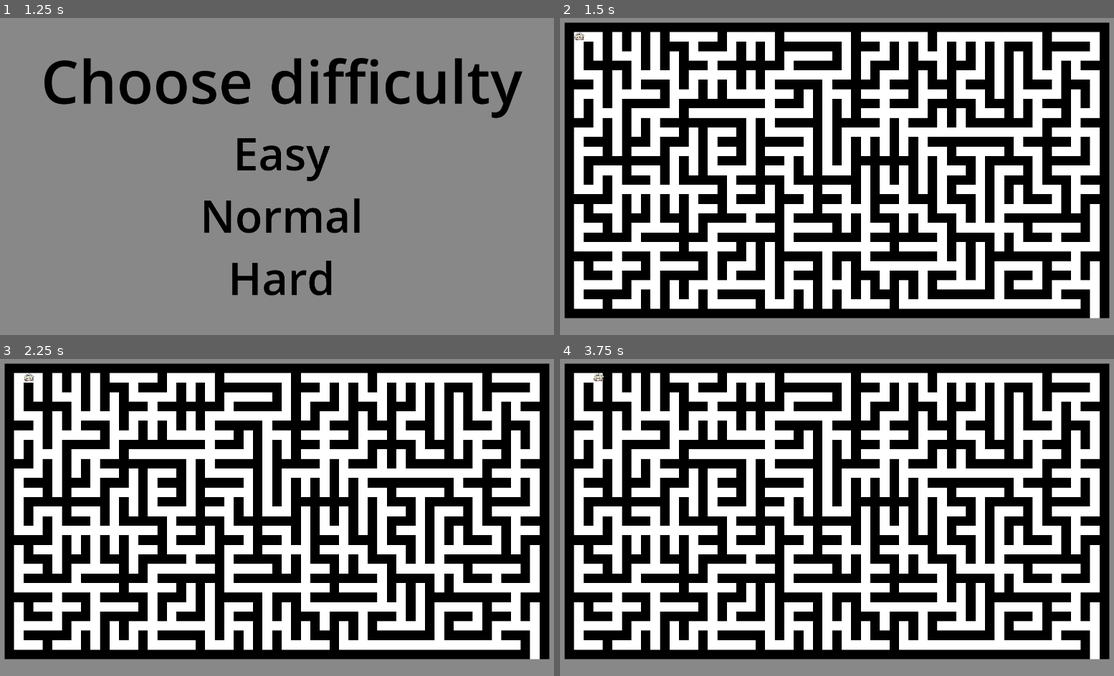
Above: before the commit, frames 1-4 (two rows, left to right).
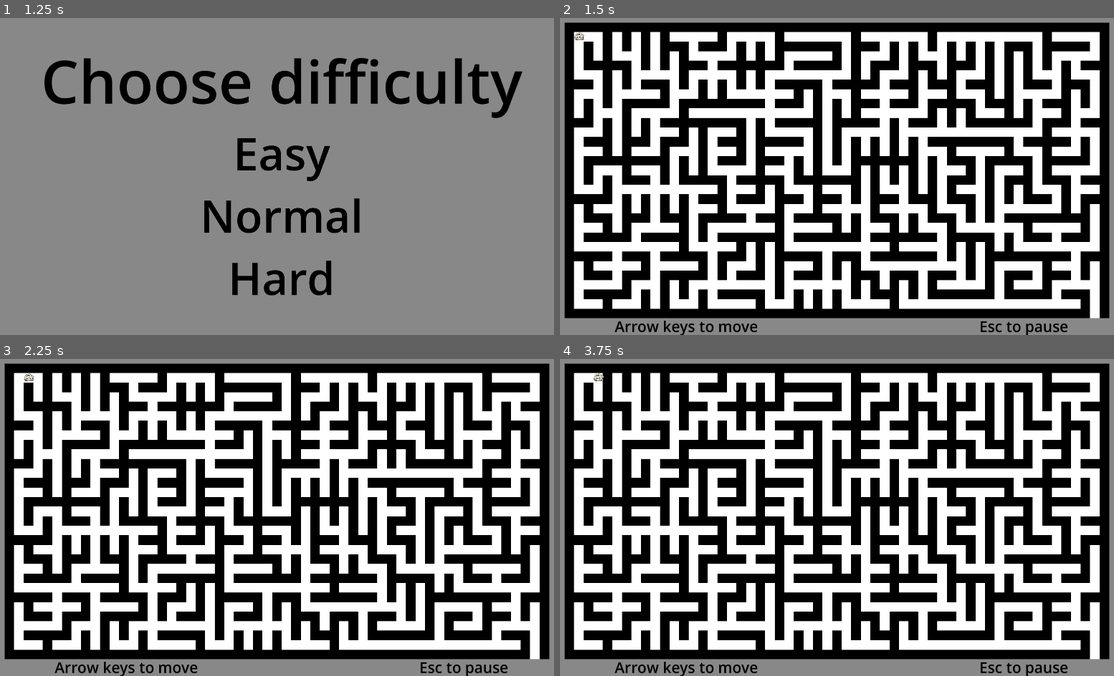
Above: after the commit, the same moments.

Repository: Wang-42/Maze
Game: Godot game, scene res://scences/main_menu.tscn
Two runs of this game, one before a commit and one after it. Both use one fixed random seed, a clock stepped at 60 frames per second and the inputs below.
Inputs:
- Up to frame 1 (1.25 s): click "Play" at 0.5 s
- Up to frame 2 (1.5 s): click "Hard" at 1.25 s
- Up to frame 3 (2.25 s): tap Enter at 2 s; hold Right (move_right) from 2.03 s (still down)
- Up to frame 4 (3.75 s): tap Space at 2.75 s; release Right (move_right) at 2.78 s; hold Down (move_down) 2.78-3.53 s; tap Enter at 3.5 s; hold Right (move_right) from 3.53 s (still down)

Frame 1 is identical in both runs. In frame 2, 0.7% of the frame differs, in the area x 9-92%, y 67-100%; in frame 3, 0.7%; in frame 4, 0.7%.

Commit message:
mostly completed

Diff:
--- a/maze/project.godot
+++ b/maze/project.godot
@@ -10,7 +10,7 @@
 
 [application]
 
-config/name="maze_2"
+config/name="maze"
 run/main_scene="res://scences/main_menu.tscn"
 config/features=PackedStringArray("4.4", "Forward Plus")
 config/icon="res://icon.svg"
--- a/maze/scences/game.tscn
+++ b/maze/scences/game.tscn
@@ -10,6 +10,7 @@
 [ext_resource type="Theme" uid="uid://chtyicp5sy0oi" path="res://assets/menu_theme.tres" id="7_lvua1"]
 [ext_resource type="Script" uid="uid://1xnp2ab382w6" path="res://scripts/pause.gd" id="8_hnbpv"]
 [ext_resource type="Shader" uid="uid://d21gsjbuv3rpf" path="res://assets/pause.gdshader" id="9_lvua1"]
+[ext_resource type="Script" uid="uid://h24xdxib1n8i" path="res://scripts/cheat.gd" id="11_nn1ya"]
 
 [sub_resource type="TileSetAtlasSource" id="TileSetAtlasSource_cfxbr"]
 texture = ExtResource("1_jx3ei")
@@ -321,9 +322,80 @@
 theme_override_font_sizes/font_size = 75
 text = "Press Esc to return to main menu"
 
+[node name="cheat" type="Control" parent="."]
+visible = false
+z_index = 5
+layout_mode = 3
+anchors_preset = 0
+offset_right = 1920.0
+offset_bottom = 1080.0
+script = ExtResource("11_nn1ya")
+
+[node name="ColorRect" type="ColorRect" parent="cheat"]
+z_index = 5
+layout_mode = 1
+anchors_preset = 15
+anchor_right = 1.0
+anchor_bottom = 1.0
+grow_horizontal = 2
+grow_vertical = 2
+color = Color(0.533333, 0.533333, 0.533333, 1)
+
+[node name="MarginContainer" type="MarginContainer" parent="cheat"]
+z_index = 5
+layout_mode = 1
+anchors_preset = 15
+anchor_right = 1.0
+anchor_bottom = 1.0
+grow_horizontal = 2
+grow_vertical = 2
+
+[node name="VBoxContainer" type="VBoxContainer" parent="cheat/MarginContainer"]
+layout_mode = 2
+size_flags_vertical = 4
+
+[node name="Label" type="Label" parent="cheat/MarginContainer/VBoxContainer"]
+layout_mode = 2
+theme_override_colors/font_color = Color(0, 0, 0, 1)
+theme_override_font_sizes/font_size = 175
+text = "Choose method"
+horizontal_alignment = 1
+
+[node name="VBoxContainer2" type="VBoxContainer" parent="cheat/MarginContainer/VBoxContainer"]
+layout_mode = 2
+size_flags_horizontal = 4
+size_flags_vertical = 8
+theme = ExtResource("7_lvua1")
+
+[node name="BFS" type="Button" parent="cheat/MarginContainer/VBoxContainer/VBoxContainer2"]
+layout_mode = 2
+theme_override_font_sizes/font_size = 150
+text = "BFS"
+
+[node name="DFS" type="Button" parent="cheat/MarginContainer/VBoxContainer/VBoxContainer2"]
+layout_mode = 2
+theme_override_font_sizes/font_size = 150
+text = "DFS"
+
+[node name="Label" type="Label" parent="."]
+anchors_preset = 15
+anchor_right = 1.0
+anchor_bottom = 1.0
+offset_left = 200.0
+offset_top = 1016.0
+offset_right = 1719.0
+offset_bottom = 1085.0
+grow_horizontal = 2
+grow_vertical = 2
+theme_override_colors/font_color = Color(0, 0, 0, 1)
+theme_override_font_sizes/font_size = 50
+text = "Arrow keys to move                                                         Esc to pause"
+
 [connection signal="pressed" from="choose_map/MarginContainer/VBoxContainer/VBoxContainer/easy" to="choose_map" method="_on_easy_pressed"]
 [connection signal="pressed" from="choose_map/MarginContainer/VBoxContainer/VBoxContainer/normal" to="choose_map" method="_on_normal_pressed"]
 [connection signal="pressed" from="choose_map/MarginContainer/VBoxContainer/VBoxContainer/hard" to="choose_map" method="_on_hard_pressed"]
 [connection signal="pressed" from="pause/MarginContainer/VBoxContainer/VBoxContainer/resume" to="pause" method="_on_resume_pressed"]
 [connection signal="pressed" from="pause/MarginContainer/VBoxContainer/VBoxContainer/to_menu" to="pause" method="_on_to_menu_pressed"]
 [connection signal="pressed" from="pause/MarginContainer/VBoxContainer/VBoxContainer/cheat" to="pause" method="_on_cheat_pressed"]
+[connection signal="pressed" from="cheat/MarginContainer/VBoxContainer/VBoxContainer2/BFS" to="cheat" method="_on_bfs_pressed"]
+[connection signal="pressed" from="cheat/MarginContainer/VBoxContainer/VBoxContainer2/DFS" to="cheat" method="_on_dfs_pressed"]
--- /dev/null
+++ b/maze/scripts/cheat.gd
@@ -0,0 +1,22 @@
+extends Control
+
+@onready var player: CharacterBody2D = $"../player"
+@onready var map: TileMapLayer = $"../map"
+@onready var cheat: Control = $"."
+
+
+
+
+func _on_bfs_pressed() -> void:
+	map.get_path_bfs((int(player.position.x) - 16)/32 - 1,(int(player.position.y) - 16)/32 - 1)
+	map.print_path()
+	cheat.hide()
+	player.pause_player()
+
+
+
+func _on_dfs_pressed() -> void:
+	map.get_path_dfs((int(player.position.x) - 16)/32 - 1,(int(player.position.y) - 16)/32 - 1)
+	map.print_path()
+	cheat.hide()
+	player.pause_player()
--- a/maze/scripts/choose_map.gd
+++ b/maze/scripts/choose_map.gd
@@ -17,10 +17,10 @@
 	player.pause_player()
 
 func _on_normal_pressed() -> void:
-	var file = FileAccess.open("res://map/map_2.txt", FileAccess.READ)
+	var file = FileAccess.open("res://map/map_4.txt", FileAccess.READ)
 	var content = file.get_as_text()
 	map.save_to_map(content)
-	map.print_map(31,41)
+	map.print_map(31,31)
 	file.close()
 	choose_map.hide()
 	player.pause_player()
--- a/maze/scripts/map.gd
+++ b/maze/scripts/map.gd
@@ -3,19 +3,34 @@
 @onready var player: CharacterBody2D = $"../player"
 @onready var win: Control = $"../win"
 
+var is_in_goal:= false
+var path_count: int = 0
 var map: Array[int]
 var path: Array[int]
 var ver_max: int
 var hoz_max: int
 var goal_global: Vector2
 var goal: Vector2i
+const GOAL = 3
+class point:
+	var x: int #horizontal position
+	var y: int #vertical position
+	var parent: point #previous node
+	func _init(_x: int,_y: int, _parent: point):
+		self.x = _x
+		self.y = _y
+		self.parent = _parent
+	func get_parent():
+		return self.parent
+
 
 func _input(event: InputEvent) -> void:
 	if player.position.x == goal_global.x && player.position.y == goal_global.y:
 		win.show()
-		player.pause_player()
-		if event.is_action_pressed("pause"):
-			get_tree().change_scene_to_file("res://scences/main_menu.tscn")
+		is_in_goal = true
+	if event.is_action_pressed("pause") && is_in_goal:
+		get_tree().change_scene_to_file("res://scences/main_menu.tscn")
+
 func save_to_map(string):
 	var i := 0
 	while string[i] != '4':
@@ -28,6 +43,7 @@
 		i = i + 1
 	path.resize(map.size())
 	path.fill(0)
+
 func print_map(ver,hoz):
 	var coords := Vector2i(1,1)
 	var atlas_coords := Vector2i(0,0)
@@ -40,41 +56,100 @@
 			coords.y = v + 1
 			if map[i] == 1:
 				map_layer.set_cell(coords,1,atlas_coords,0)
-			if map[i] == 0:
+			if map[i] == 0 || map[i] == -1:
 				map_layer.set_cell(coords,2,atlas_coords,0)
 			if map[i] == 3:
 				map_layer.set_cell(coords,2,atlas_coords,0)
 				goal_global.x = coords.x * 32 + 16
 				goal.x = h
-				print(goal.x)
 				goal_global.y = coords.y * 32 + 16
 				goal.y = v
-				print(goal.y)
 			i = i + 1
 
-func dfs(x,y):
-	if x < 0 || y < 0 || x >= hoz_max || y >= ver_max: return 0
-	if map[y*hoz_max + x] == 1 || path[y*hoz_max + x] == 1: return 0
-	path[y*hoz_max + x] = 1
-	if x == goal.x && y == goal.y: return 1
-	if dfs(x + 1,y): return 1
-	if dfs(x,y + 1): return 1
-	if dfs(x - 1,y): return 1
-	if dfs(x,y - 1): return 1
-	path[y*hoz_max + x] = 0
+func clear_path():
+	path.fill(0)
+	print_map(ver_max,hoz_max)
+	path_count = 0
+
+func clear_map():
+	var i = 0
+	while i < map.size():
+		if map[i] == -1: map[i] = 0
+		i = i + 1
+
+func is_in(p_x,p_y,array):
+	for member in array:
+		if p_x == member.x && p_y == member.y: return 1
 	return 0
+
+func get_path_dfs(x,y): # x, y is player curr position in tilemap
+	var stack = []
+	var close = []
+	var p = point.new(x,y,null)
+	stack.append(p) #add current position to stack
+	while !stack.is_empty():
+		p = stack.pop_back() #pop last position
+		close.append(p) #add to close
+		if (map[p.y*hoz_max + p.x] == GOAL): # ~ map[p.y][p.x]
+			break
+		if is_free(p.x,p.y - 1) && !is_in(p.x,p.y - 1,close) && !is_in(p.x,p.y - 1,stack): #check position above
+			var nextP = point.new(p.x,p.y - 1,p)
+			stack.append(nextP)
+		if is_free(p.x - 1,p.y) && !is_in(p.x - 1,p.y,close) && !is_in(p.x - 1,p.y,stack): #check position left
+			var nextP = point.new(p.x - 1,p.y,p)
+			stack.append(nextP)
+		if is_free(p.x + 1,p.y) && !is_in(p.x + 1,p.y,close) && !is_in(p.x + 1,p.y,stack): #check position right
+			var nextP = point.new(p.x  + 1,p.y,p)
+			stack.append(nextP)
+		if is_free(p.x,p.y + 1) && !is_in(p.x,p.y + 1,close) && !is_in(p.x,p.y + 1,stack): #check position below
+			var nextP = point.new(p.x,p.y + 1,p)
+			stack.append(nextP)
+	while p.parent != null:
+		path_count = path_count + 1
+		path[p.y*hoz_max + p.x] = 1 #save position from goal to path
+		p = p.parent
 
 func print_path():
 	var coords := Vector2i(1,1)
 	var atlas_coords := Vector2i(0,0)
 	var i := 0
-
+	print(path_count)
 	for v in range(ver_max):
 		for h in range(hoz_max):
 			coords.x = h + 1
 			coords.y = v + 1
 			if path[i] == 1:
-				print("yes")
-				#map_layer.erase_cell(coords)
 				map_layer.set_cell(coords,4,atlas_coords,0)
 			i = i + 1
+
+func is_free(x,y):
+	if  x < hoz_max && y < ver_max &&(map[y*hoz_max + x] == 0 || map[y*hoz_max + x] == GOAL):
+		return true
+	return false
+
+func get_path_bfs(x,y):
+	var queue = []
+	var close = []
+	var p = point.new(x,y,null)
+	queue.append(p) #add curr position to queue
+	while !queue.is_empty():
+		p = queue.pop_front() #pop first position
+		close.append(p)
+		if (map[p.y*hoz_max + p.x] == GOAL):
+			break
+		if is_free(p.x,p.y - 1) && !is_in(p.x,p.y - 1,close) && !is_in(p.x,p.y - 1,queue):
+			var nextP = point.new(p.x,p.y - 1,p)
+			queue.append(nextP)
+		if is_free(p.x - 1,p.y) && !is_in(p.x - 1,p.y,close) && !is_in(p.x - 1,p.y,queue):
+			var nextP = point.new(p.x - 1,p.y,p)
+			queue.append(nextP)
+		if is_free(p.x + 1,p.y) && !is_in(p.x + 1,p.y,close) && !is_in(p.x + 1,p.y,queue):
+			var nextP = point.new(p.x  + 1,p.y,p)
+			queue.append(nextP)
+		if is_free(p.x,p.y + 1) && !is_in(p.x,p.y + 1,close) && !is_in(p.x,p.y + 1,queue):
+			var nextP = point.new(p.x,p.y + 1,p)
+			queue.append(nextP)
+	while p.parent != null:
+		path_count = path_count + 1
+		path[p.y*hoz_max + p.x] = 1
+		p = p.parent
--- a/maze/scripts/pause.gd
+++ b/maze/scripts/pause.gd
@@ -2,6 +2,7 @@
 @onready var pause: Control = $"."
 @onready var player: CharacterBody2D = $"../player"
 @onready var map: TileMapLayer = $"../map"
+@onready var cheat: Control = $"../cheat"
 
 
 
@@ -11,10 +12,10 @@
 	player.pause_player()
 
 func _on_cheat_pressed() -> void:
-	map.dfs((int(player.position.x) - 16)/32 - 1,(int(player.position.y) - 16)/32 - 1)
-	map.print_path()
+	map.clear_path()
+	map.clear_map()
 	pause.hide()
-	player.pause_player()
+	cheat.show()
 
 func _on_to_menu_pressed() -> void:
 	get_tree().change_scene_to_file("res://scences/main_menu.tscn")
Not shown, added: maze/export_presets.cfg
Not shown, changed: maze/map/map_1.txt
Not shown, changed: maze/map/map_3.txt
Not shown: 1 places in maze/scences/game.tscn that only renumber resources
Not shown, added: maze/scripts/cheat.gd.uid
Not shown, added: maze/maze.exe
Not shown, added: maze/maze.zip
